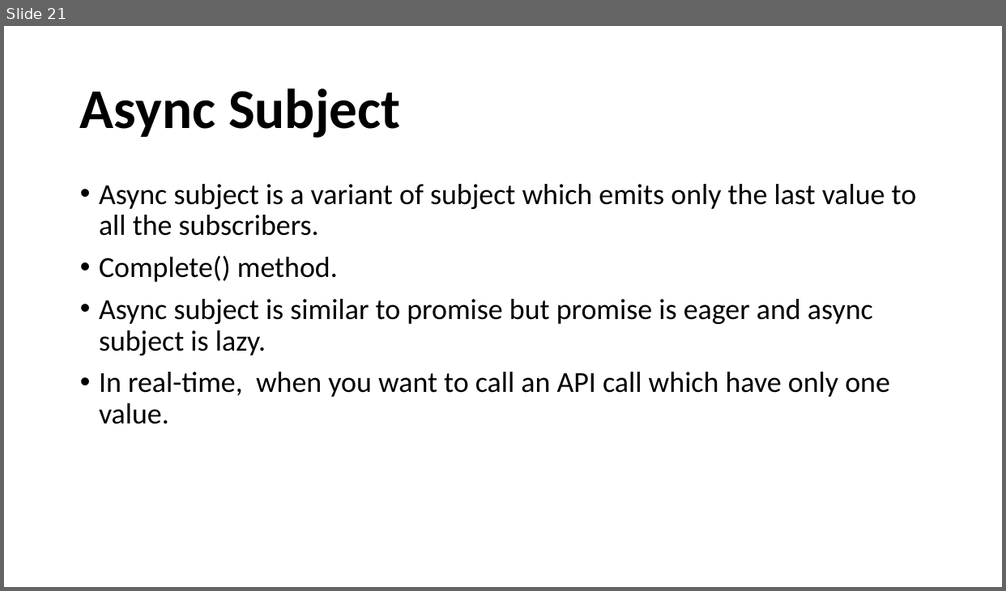
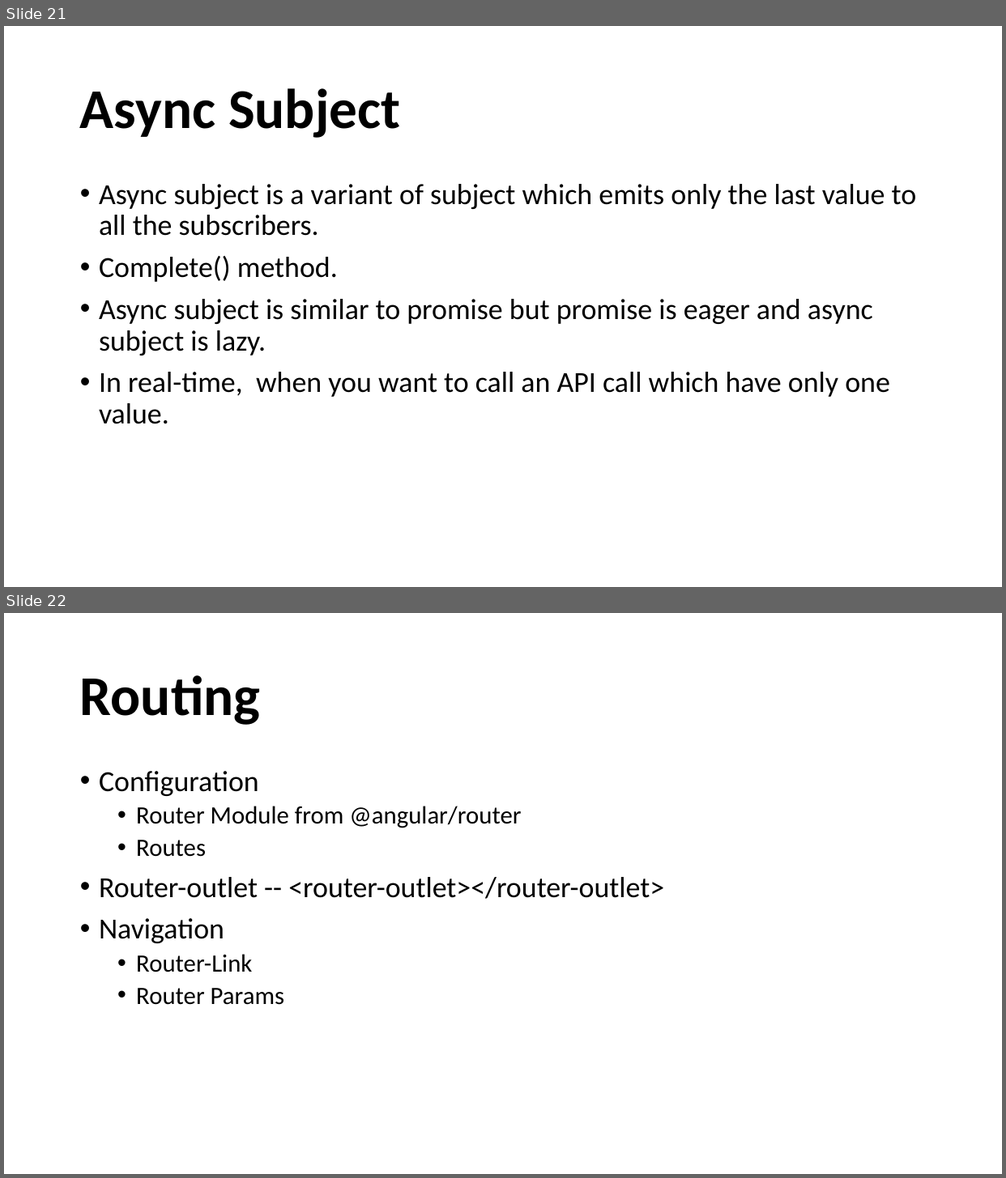
Before and after one commit to raharshi/angular-kh, a slide deck: src/assets/AngularByRaharshi.pptx. Shown one above the other, each under a label of ours: slide 21 before the commit, slides 21 and 22 after it. The pictures are 1006x591 and 1006x1178 pixels, drawn with LibreOffice and Linux fonts; fonts in the diff are those of the drawing; background and template pictures are left out. Boxes give left, top, right and bottom in pixels: in the first picture for what was removed or moved away, otherwise in the second. Text is boxed around its words. In the diff, an @@ line names an element or a change of style, - is before the commit and + after.

Commit message:
Subjects, Routing

```diff
--- a/src/assets/AngularByRaharshi.pptx
+++ b/src/assets/AngularByRaharshi.pptx
@@ slide 22 added at bbox=[4, 613, 1002, 1174], background picture (left out) @@
@@ title added at bbox=[80, 675, 261, 725], 54 pt, text #000000, bold @@
+Routing
@@ text added at bbox=[99, 771, 664, 1005], 28 pt, text #000000 @@
+• Configuration
+  • Router Module from @angular/router
+  • Routes
+• Router-outlet -- <router-outlet></router-outlet>
+• Navigation
+  • Router-Link
+  • Router Params
```
Also in this commit, not shown: 1 slide changed, 3 other slides added, 1 slide removed, 10 other files.
